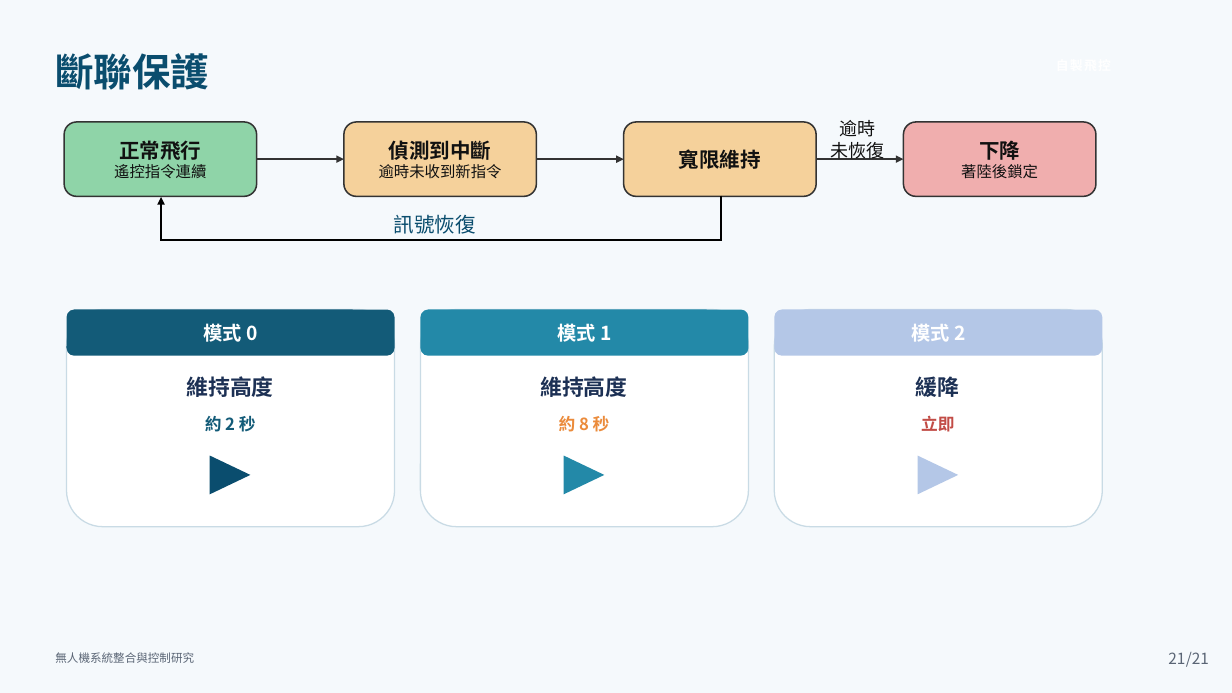
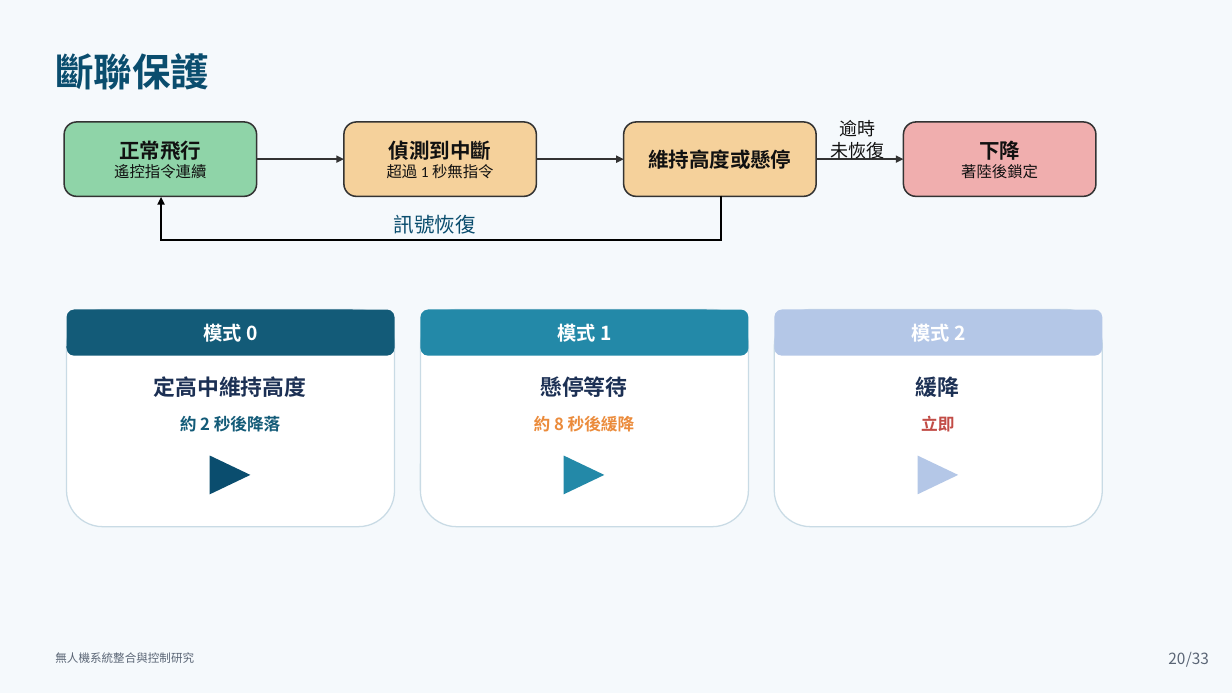
Before and after one commit to lingken1028/-, a slide deck: slide 20 of 無人機系統整合與控制研究_口試簡報 (2).pptx (slide 21 before the commit). Drawn at 1232x693 pixels with LibreOffice and Linux fonts; fonts in the diff are those of the drawing. Boxes give left, top, right and bottom in pixels: in the first picture for what was removed or moved away, otherwise in the second. Text is boxed around its words. In the diff, an @@ line names an element or a change of style, - is before the commit and + after.

```diff
--- a/無人機系統整合與控制研究_口試簡報 (2).pptx
+++ b/無人機系統整合與控制研究_口試簡報 (2).pptx
@@ text in rounded rectangle at box(648, 149, 791, 169): text changed @@
-寬限維持
+維持高度或懸停
@@ text in rounded rectangle at box(387, 164, 494, 179): text changed @@
-逾時未收到新指令
+超過 1 秒無指令
@@ text at box(154, 376, 307, 397): text changed @@
-維持高度
+定高中維持高度
@@ text at box(540, 376, 627, 397): text changed @@
-維持高度
+懸停等待
@@ text at box(180, 416, 281, 432): text changed @@
-約 2 秒
+約 2 秒後降落
@@ text at box(534, 416, 635, 432): text changed @@
-約 8 秒
+約 8 秒後緩降
@@ page number at box(1168, 652, 1185, 664): text changed @@
-21
+20
@@ text at box(1186, 652, 1209, 667): text changed @@
-/21
+/33
```
Also in this commit, not shown: 23 other slides changed, 29 slides added, 18 slides removed.
